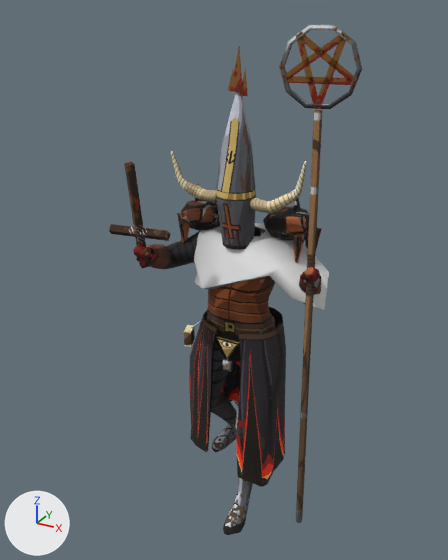
Two versions of the glTF model client/assets/units/heretic-priest.glb, one commit apart.
Rendered twice from a 50 mm camera at (0.644, -1.283, 1.23) aimed at (-0.022, -0.072, 0.625). Lighting does not change. The marker at lower left points along +X, +Y and +Z. The older version comes first. Vertices at exactly the same position are counted once.

Objects in the first picture: 'Accent', 'Body', 'Chest', 'Helmet', 'Hip', 'Robe', 'Weapon', 'Weapon2'.
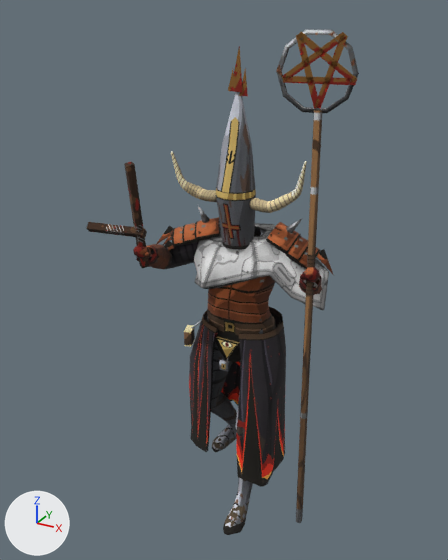
The newer file is also rescaled (x1.007) as a whole; pictures and numbers use the older file's frame.

Pixel boxes [x1, y1, x2, y2] of what changed, in the pictures (448 x 560 px; the box of a moved part takes in the faces that stretch with it):
'Weapon', reshaped
    before: [279, 25, 362, 523]
    after: [276, 30, 359, 523]
'Accent', reshaped
    before: [194, 223, 329, 311]
    after: [194, 222, 329, 311]
'Chest', reshaped
    before: [177, 184, 322, 263]
    after: [157, 206, 334, 290]
'Weapon2', reshaped
    before: [109, 162, 170, 268]
    after: [86, 162, 149, 268]
part 1 of me_accent, moved or reshaped
    before: [194, 226, 258, 260]
    after: [194, 222, 258, 260]
part 2 of me_accent, moved or reshaped
    before: [259, 232, 308, 268]
    after: [259, 224, 294, 268]
part 3 of me_accent, recoloured (light grey to grey)
    both: [194, 223, 329, 310]
part 4 of me_accent, recoloured (white to grey)
    both: [194, 223, 329, 311]
part 5 of me_chest, moved or reshaped
    before: [195, 184, 201, 202]
    after: [198, 206, 210, 223]
part 6 of me_chest, deleted
    before: [293, 198, 301, 212]
part 7 of me_chest, reshaped
    before: [263, 206, 322, 263]
    after: [266, 219, 334, 290]
part 8 of me_chest, reshaped
    before: [177, 200, 220, 244]
    after: [157, 217, 220, 251]
part 9 of me_weapon, moved or reshaped
    before: [279, 25, 362, 109]
    after: [276, 30, 359, 113]
part 10 of me_weapon2, moved or reshaped
    before: [109, 224, 170, 241]
    after: [86, 222, 147, 238]

The change, as a diff of the scene's bpy script:
```diff
--- a/client/assets/units/heretic-priest.glb.py
+++ b/client/assets/units/heretic-priest.glb.py
@@ mat_heretic_priestaccent @@
+mat_heretic_priestaccent = bpy.data.materials.new('heretic-priestAccent')
+# uses the picture img_heretic_priest_accent
@@ me_accent @@
 me_accent.from_pydata(...)  # 110 vertices, 158 faces; spans x -0.134..0.235, y -0.131..0.119, z 0.59..0.749
-me_accent.vertices[16].co = (0.125, -0.019, 0.734)  # pixel (290, 241)
-me_accent.vertices[17].co = (0.097, 0.035, 0.739)
-me_accent.vertices[71].co = (0.122, -0.017, 0.729)
-me_accent.vertices[72].co = (0.095, 0.034, 0.735)
+# me_accent part 1: 12 of 110 vertices moved; they spanned x -0.129..0.013, y -0.069..0.011, z 0.712..0.747 and now span x -0.124..0.013, y -0.065..0.003, z 0.707..0.742; mean shift (0.001, -0.001, -0.005); largest move (-0.054, -0.066, 0.734) -> (-0.055, -0.058, 0.724)
+# me_accent part 2
+me_accent.vertices[16].co = (0.121, -0.016, 0.728)
+me_accent.vertices[17].co = (0.094, 0.032, 0.733)
+me_accent.vertices[71].co = (0.119, -0.015, 0.723)
+me_accent.vertices[72].co = (0.091, 0.031, 0.728)
+# me_accent part 3: 60 kept faces spanning x -0.134..0.235, y -0.121..0.102, z 0.602..0.749 get new vertex colours; the middle colour goes from light grey #c5c5c5 to grey #bababa
+# me_accent part 4: 154 faces spanning x -0.134..0.235, y -0.131..0.119, z 0.59..0.749 switch from mat_accent to mat_heretic_priestaccent
@@ me_chest @@
-me_chest.from_pydata(...)  # 88 vertices, 136 faces; spans x -0.183..0.178, y -0.096..0.09, z 0.665..0.844
+me_chest.from_pydata(...)  # 232 vertices, 408 faces; spans x -0.227..0.225, y -0.121..0.071, z 0.636..0.794
+# me_chest part 5: the loose piece of 6 vertices spanning x -0.133..-0.111, y -0.032..-0.01, z 0.79..0.844 is multiplied about its middle by the matrix ((0.236, 0.791, -0.364), (-0.868, 0.184, -0.164), (-0.069, 0.393, 0.809)), then moved by (0.02, -0.015, -0.045)
+# me_chest part 6: the loose piece of 6 vertices spanning x 0.108..0.13, y 0.011..0.033, z 0.79..0.844 is deleted
+# me_chest part 7: 38 vertices removed from x 0.041..0.178, y -0.05..0.09, z 0.665..0.801; 116 vertices added at x 0.063..0.225, y -0.056..0.071, z 0.636..0.786
+# me_chest part 8: 34 vertices removed from x -0.183..-0.043, y -0.096..0.05, z 0.665..0.801; 110 vertices added at x -0.227..-0.039, y -0.121..0.029, z 0.663..0.759
+# other edits to the shape of me_chest do not show in these pictures
 me_chest.materials.append(mat_heretic_priestchest)
@@ me_weapon @@
-me_weapon.from_pydata(...)  # 69 vertices, 116 faces; spans x 0.116..0.276, y -0.133..-0.064, z 0.022..1.2
+me_weapon.from_pydata(...)  # 69 vertices, 116 faces; spans x 0.11..0.27, y -0.133..-0.064, z 0.022..1.192
+# me_weapon part 9: the loose piece of 30 vertices spanning x 0.116..0.276, y -0.1..-0.066, z 1.046..1.2 is moved by (-0.006, 0.0, -0.008)
 me_weapon.materials.append(mat_heretic_priestweapon)
@@ me_weapon2 @@
-me_weapon2.from_pydata(...)  # 16 vertices, 24 faces; spans x -0.214..-0.073, y -0.279..-0.209, z 0.688..0.938
+me_weapon2.from_pydata(...)  # 16 vertices, 24 faces; spans x -0.268..-0.124, y -0.279..-0.209, z 0.688..0.938
+# me_weapon2 part 10: the loose piece of 8 vertices spanning x -0.214..-0.073, y -0.261..-0.213, z 0.765..0.789 is moved by (-0.054, -0.012, 0.0)
 me_weapon2.materials.append(mat_heretic_priestweapon2)
```
